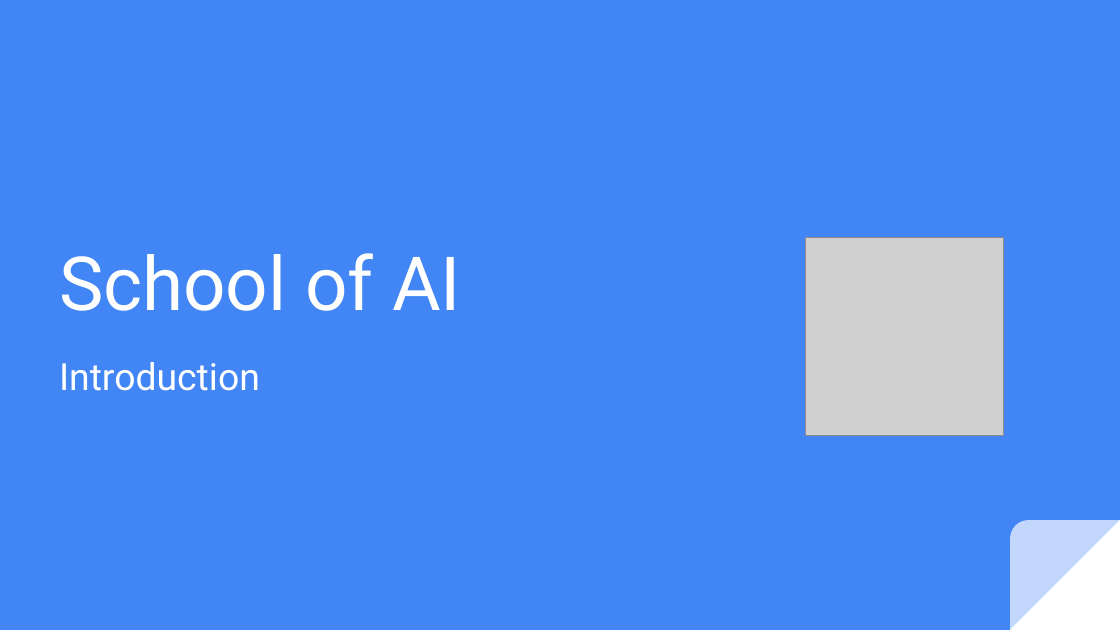
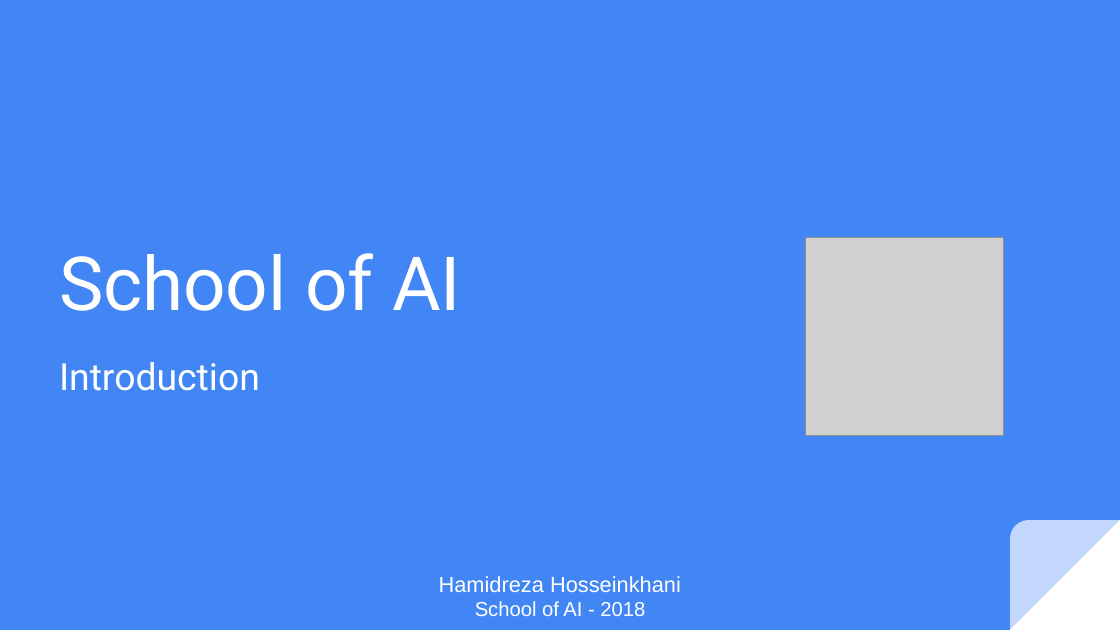
Before and after one commit to xei/school-of-ai, a slide deck: slide 1 of slides/meetup_01/01_school_of_ai.pptx. Drawn at 1120x630 pixels with LibreOffice and Linux fonts; fonts in the diff are those of the drawing; grey boxes stand for pictures. Boxes give left, top, right and bottom in pixels: in the first picture for what was removed or moved away, otherwise in the second. Text is boxed around its words. In the diff, an @@ line names an element or a change of style, - is before the commit and + after.

```diff
--- a/slides/meetup_01/01_school_of_ai.pptx
+++ b/slides/meetup_01/01_school_of_ai.pptx
@@ text added at box(439, 576, 681, 616), 14 pt, text #FFFFFF @@
+Hamidreza Hosseinkhani
+School of AI - 2018
```
Also in this commit, not shown: 3 other files.
